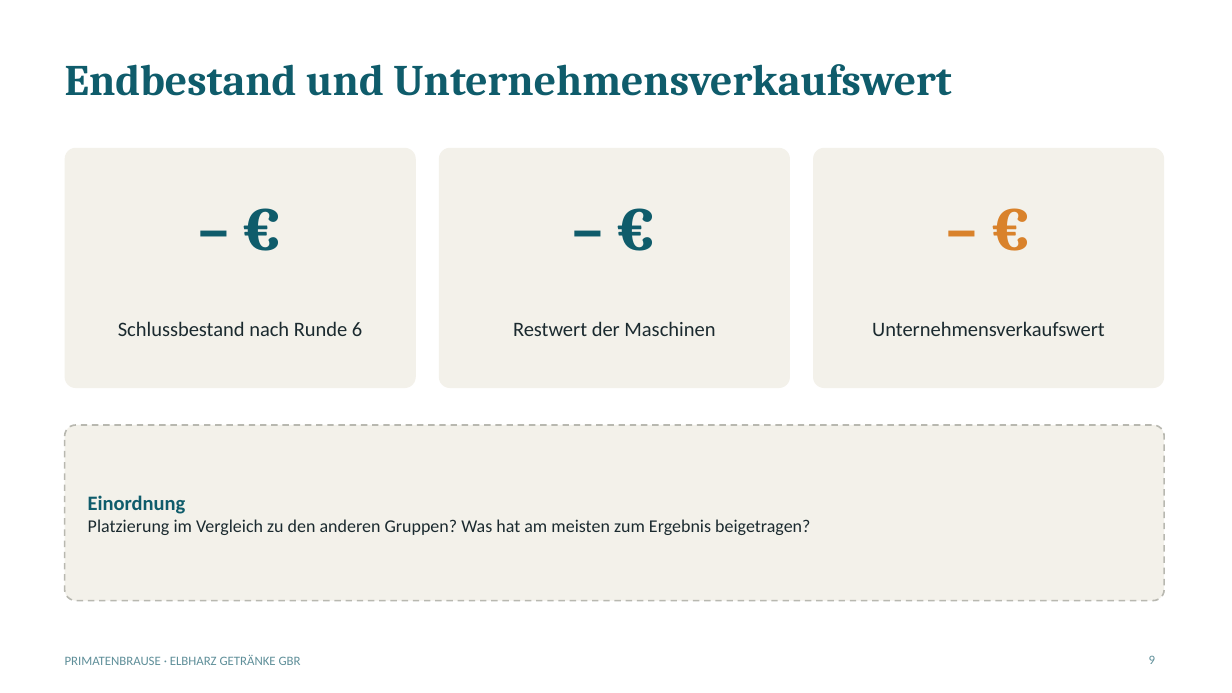
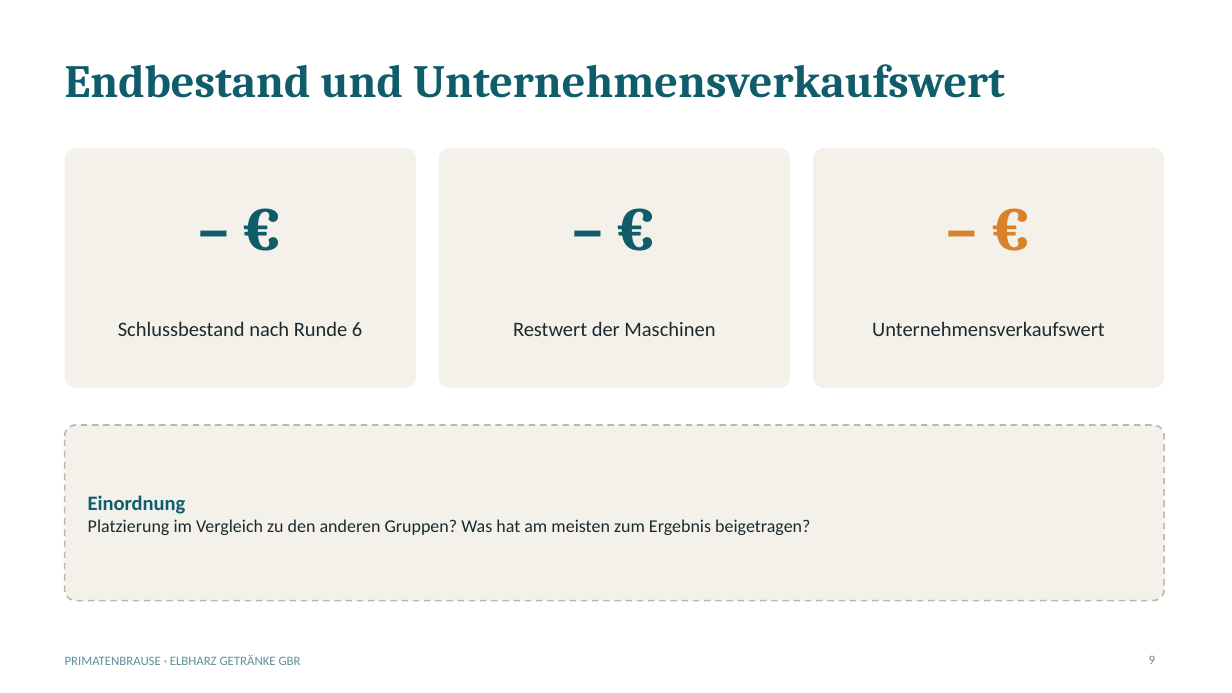
Before and after one commit to jofy0002/claude-workspace, a slide deck: slide 9 of endpraesentation/Elbharz_Endpraesentation_Geruest.pptx. Drawn at 1232x693 pixels with LibreOffice and Linux fonts; fonts in the diff are those of the drawing. Boxes give left, top, right and bottom in pixels: in the first picture for what was removed or moved away, otherwise in the second. Text is boxed around its words. In the diff, an @@ line names an element or a change of style, - is before the commit and + after.

```diff
--- a/endpraesentation/Elbharz_Endpraesentation_Geruest.pptx
+++ b/endpraesentation/Elbharz_Endpraesentation_Geruest.pptx
@@ title "Endbestand und Unternehmensverkaufswert" at box(65, 64, 1005, 98): size 34 to 36 pt @@
```
Also in this commit, not shown: 11 other slides changed, 1 other file.
